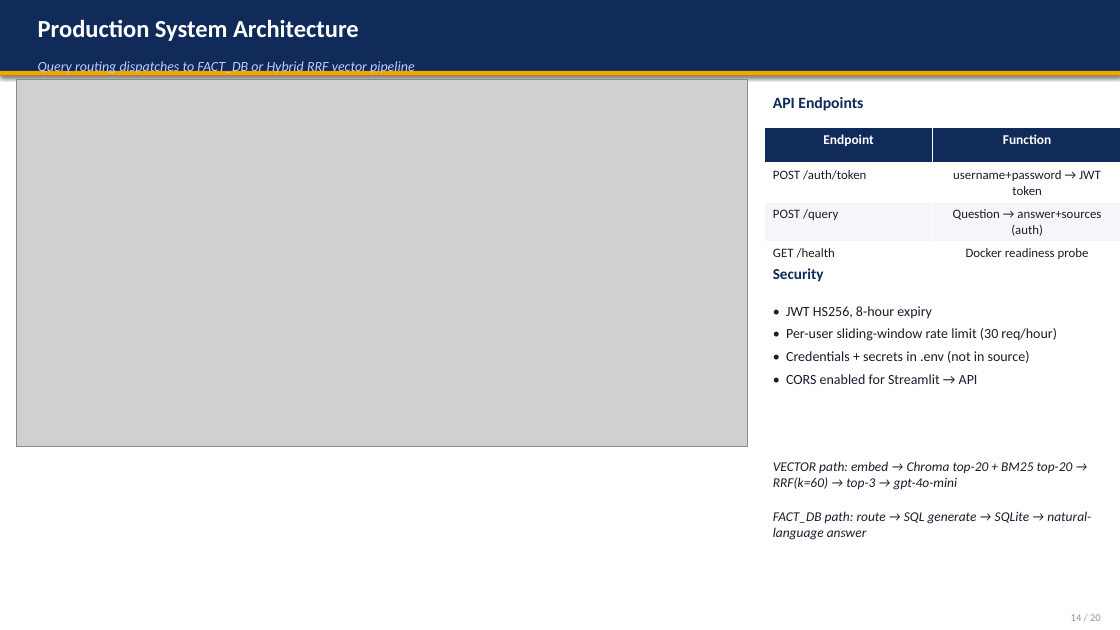
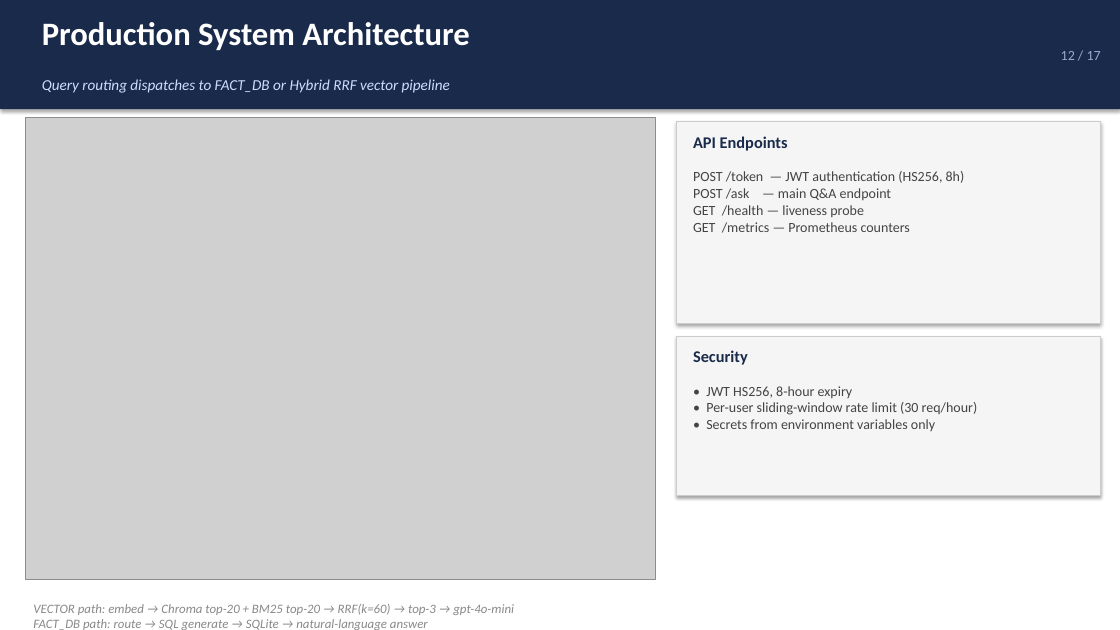
Before and after one commit to nandypi/Group-6-DS-and-AI-Lab-Project, a slide deck: slide 12 of Slides/DSAI_Team_6_Milestone6.pptx (slide 14 before the commit). Drawn at 1120x630 pixels with LibreOffice and Linux fonts; fonts in the diff are those of the drawing; grey boxes stand for pictures. Boxes give left, top, right and bottom in pixels: in the first picture for what was removed or moved away, otherwise in the second. Text is boxed around its words. In the diff, an @@ line names an element or a change of style, - is before the commit and + after.

```diff
--- a/Slides/DSAI_Team_6_Milestone6.pptx
+++ b/Slides/DSAI_Team_6_Milestone6.pptx
@@ rectangle resized from (x1=0, y1=0, x2=1120, y2=76) to (x1=0, y1=0, x2=1120, y2=109) @@
@@ rectangle at (x1=0, y1=0, x2=1120, y2=109): fill #102A5A to #1A2A4A @@
@@ text "Production System Architecture" at (x1=42, y1=22, x2=470, y2=50): size 21 to 28 pt @@
@@ text added at (x1=1061, y1=51, x2=1101, y2=60), 12 pt, text #99AACC @@
+12 / 17
@@ rectangle removed at (x1=0, y1=71, x2=1120, y2=76) @@
@@ text "Query routing dispatches to FACT_DB ..." moved from (x1=38, y1=59, x2=415, y2=75) to (x1=42, y1=79, x2=450, y2=93) @@
@@ text "Query routing dispatches to FACT_DB ..." at (x1=42, y1=79, x2=450, y2=93): size 12 to 13 pt, text colour #BBCCFF to #CCDDFF @@
@@ picture resized from (x1=17, y1=80, x2=748, y2=447) to (x1=25, y1=118, x2=655, y2=580) @@
@@ rectangle added at (x1=676, y1=122, x2=1101, y2=323), fill #F5F5F5, outline #CCCCCC 0.5 pt @@
@@ text "API Endpoints" moved from (x1=773, y1=97, x2=863, y2=111) to (x1=693, y1=136, x2=788, y2=151) @@
@@ text "API Endpoints" at (x1=693, y1=136, x2=788, y2=151): size 13.5 to 14 pt, text colour #102A5A to #1A2A4A @@
@@ table removed at (x1=765, y1=128, x2=1120, y2=269), 4 rows, 2 columns @@
-Endpoint | Function
-POST /auth/token | username+password → JWT token
-POST /query | Question → answer+sources (auth)
-GET /health | Docker readiness probe
@@ text added at (x1=693, y1=171, x2=965, y2=233), 12 pt, text #444444 @@
+POST /token — JWT authentication (HS256, 8h)
+POST /ask — main Q&A endpoint
+GET /health — liveness probe
+GET /metrics — Prometheus counters
@@ rectangle added at (x1=676, y1=336, x2=1101, y2=496), fill #F5F5F5, outline #CCCCCC 0.5 pt @@
@@ text "Security" moved from (x1=773, y1=268, x2=824, y2=282) to (x1=693, y1=350, x2=748, y2=365) @@
@@ text "Security" at (x1=693, y1=350, x2=748, y2=365): size 13 to 14 pt, text colour #102A5A to #1A2A4A @@
@@ text at (x1=706, y1=386, x2=978, y2=431): text changed; text colour #1C1C2E to #444444 @@
-• JWT HS256, 8-hour expiry
-• Per-user sliding-window rate limit (30 req/hour)
-• Credentials + secrets in .env (not in source)
-• CORS enabled for Streamlit → API
+• JWT HS256, 8-hour expiry
+• Per-user sliding-window rate limit (30 req/hour)
+• Secrets from environment variables only
@@ text removed at (x1=773, y1=511, x2=1091, y2=540) @@
-FACT_DB path: route → SQL generate → SQLite → natural-language answer
@@ text at (x1=33, y1=604, x2=514, y2=630): text changed; size 11.5 to 11 pt; text colour #1C1C2E to #888888 @@
-VECTOR path: embed → Chroma top-20 + BM25 top-20 → RRF(k=60) → top-3 → gpt-4o-mini
+VECTOR path: embed → Chroma top-20 + BM25 top-20 → RRF(k=60) → top-3 → gpt-4o-mini
+FACT_DB path: route → SQL generate → SQLite → natural-language answer
@@ text removed at (x1=1071, y1=614, x2=1101, y2=621) @@
-14 / 20
```
Also in this commit, not shown: 12 other slides changed, 4 slides added, 7 slides removed.
